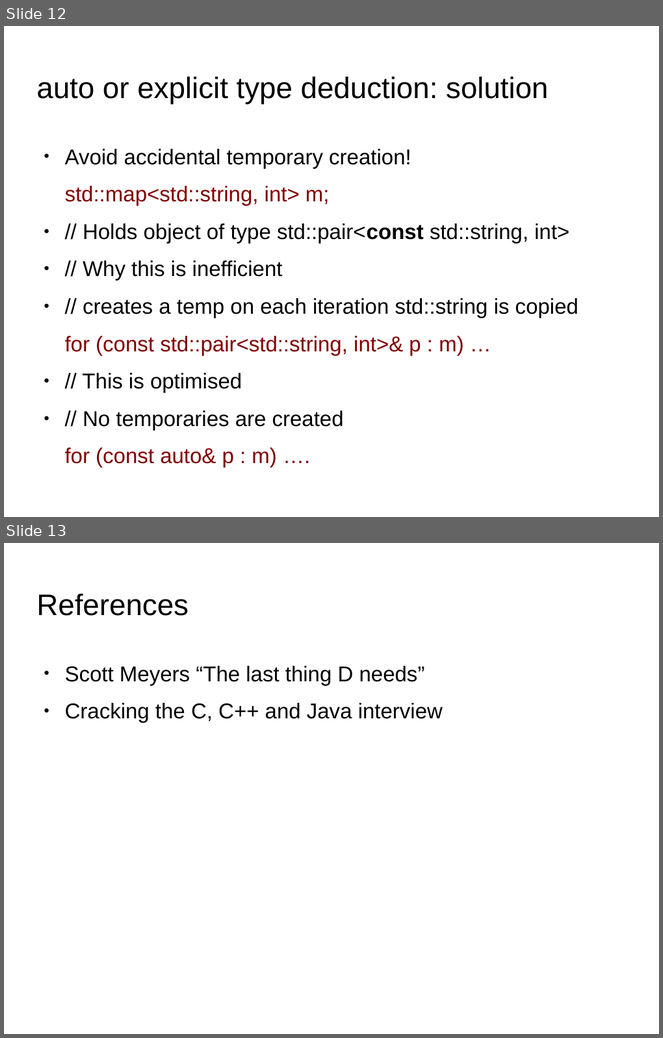
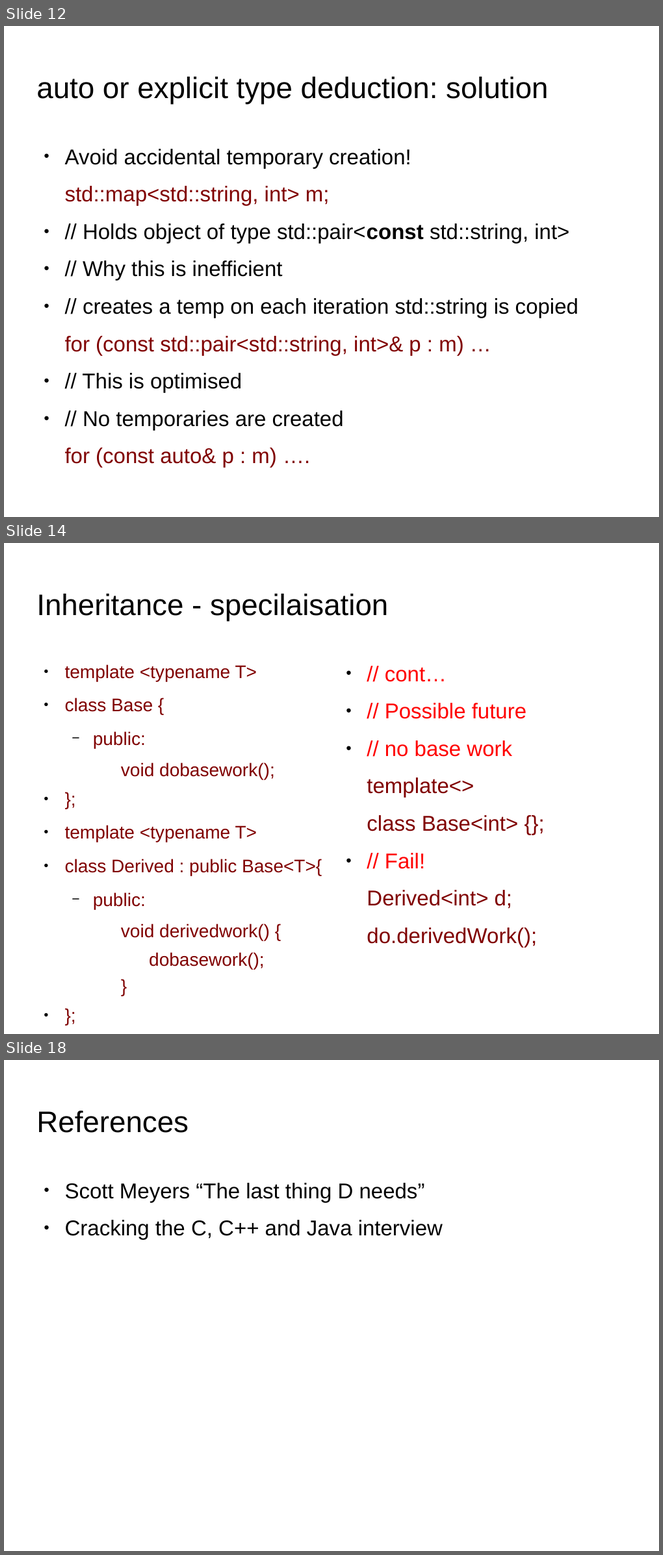
Before and after one commit to kks32/cpp-software-development, a slide deck: Ex22_C++_Quiz/Ex22_C++_Quiz.odp. Shown one above the other, each under a label of ours: slides 12 and 13 before the commit, slides 12, 14 and 18 after it; the slides between them are not shown. The pictures are 663x1038 and 663x1555 pixels, drawn with LibreOffice and Linux fonts; fonts in the diff are those of the drawing; background and template pictures are left out. Boxes give left, top, right and bottom in pixels: in the first picture for what was removed or moved away, otherwise in the second. Text is boxed around its words. In the diff, an @@ line names an element or a change of style, - is before the commit and + after.

Commit message:
templates & specialisation

```diff
--- a/Ex22_C++_Quiz/Ex22_C++_Quiz.odp
+++ b/Ex22_C++_Quiz/Ex22_C++_Quiz.odp
@@ slide 14 added at (4,543,659,1034), background picture (left out) @@
@@ title added at (36,594,388,622), 36 pt, text #000000 @@
+Inheritance - specilaisation
@@ text added at (65,665,322,969), 22.1 pt, text #800000 @@
+● template <typename T>
+● class Base {
+  − public:
+    void dobasework();
+● };
+● template <typename T>
+● class Derived : public Base<T>{
+  − public:
+    void derivedwork() {
+      dobasework();
+    }
+● };
+● // cont...
@@ text added at (367,667,537,947), 26 pt, text #800000 @@
+● // cont…
+● // Possible future
+● // no base work
+template<>
+class Base<int> {};
+● // Fail!
+Derived<int> d;
+do.derivedWork();
@@ what was slide 13 is now slide 18 @@
```
Also in this commit, not shown: 4 other slides added, 1 other file.
